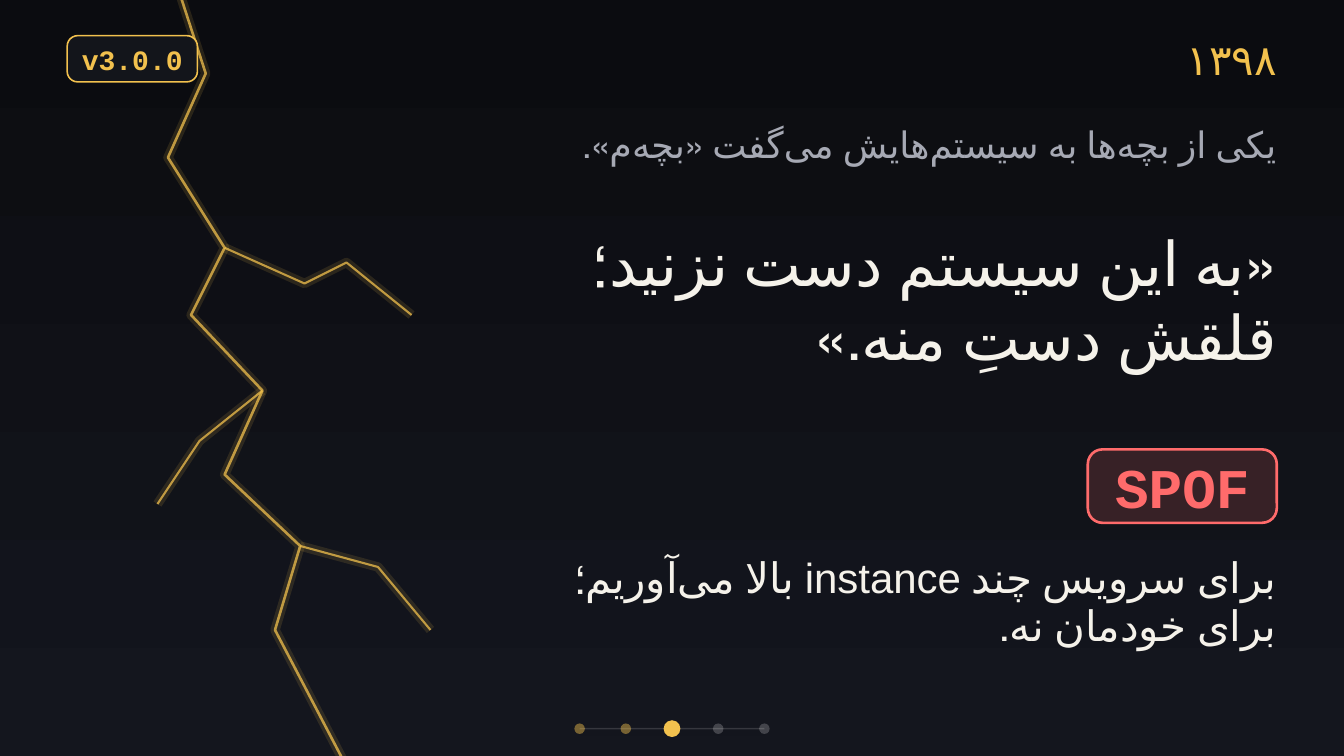
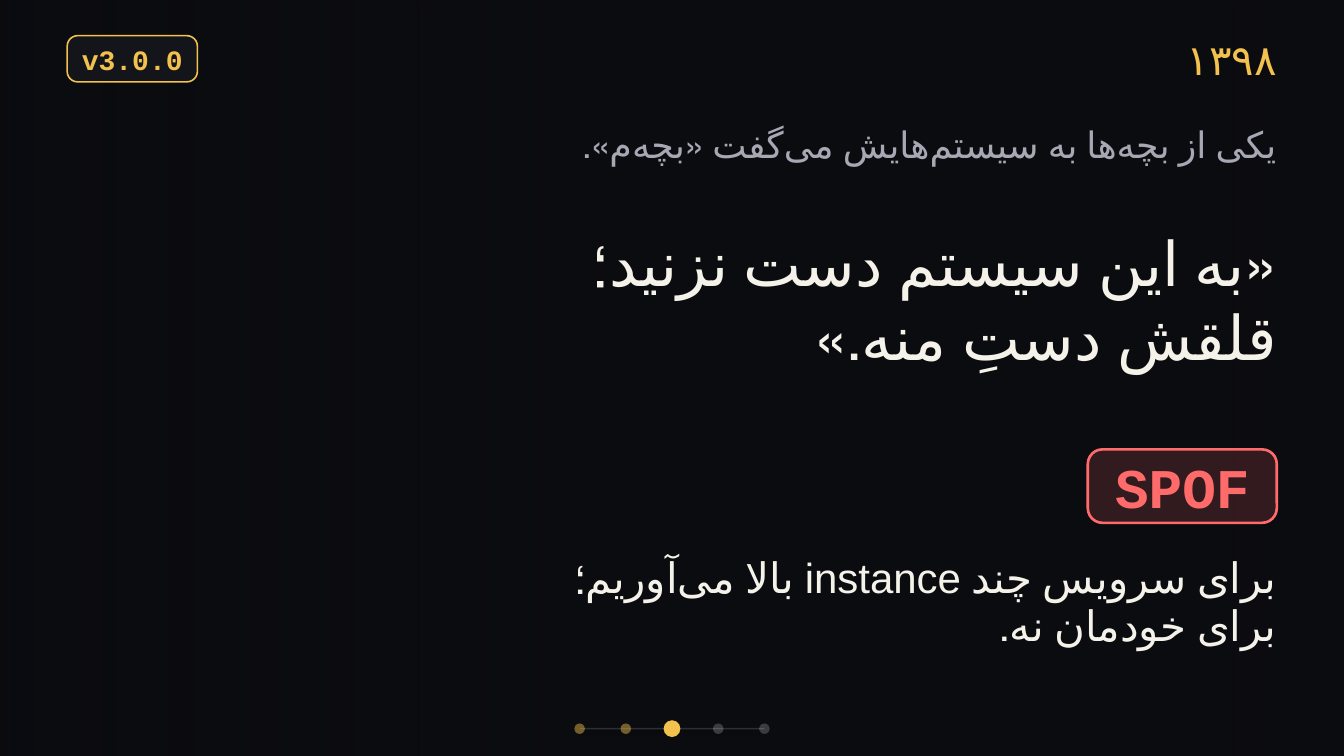
Before and after one commit to aliamani66/eraealiamani, a slide deck: slide 35 of new/BreakingChanges.pptx. Drawn at 1344x756 pixels with LibreOffice and Linux fonts; fonts in the diff are those of the drawing; background and template pictures are left out. Boxes give left, top, right and bottom in pixels: in the first picture for what was removed or moved away, otherwise in the second. Text is boxed around its words. In the diff, an @@ line names an element or a change of style, - is before the commit and + after.

```diff
--- a/new/BreakingChanges.pptx
+++ b/new/BreakingChanges.pptx
@@ rectangle at bbox=[0, 0, 1344, 756]: fill gradient #0B0C10 to #14161E to gradient #0B0C10 @@
@@ freeform shape removed at bbox=[168, 0, 347, 756] @@
@@ freeform shape removed at bbox=[168, 0, 347, 756] @@
@@ freeform shape removed at bbox=[225, 248, 411, 316] @@
@@ freeform shape removed at bbox=[225, 248, 411, 316] @@
@@ freeform shape removed at bbox=[157, 391, 262, 504] @@
@@ freeform shape removed at bbox=[157, 391, 262, 504] @@
@@ freeform shape removed at bbox=[300, 546, 431, 630] @@
@@ freeform shape removed at bbox=[300, 546, 431, 630] @@
```
Also in this commit, not shown: 43 other slides changed, 11 other files.
